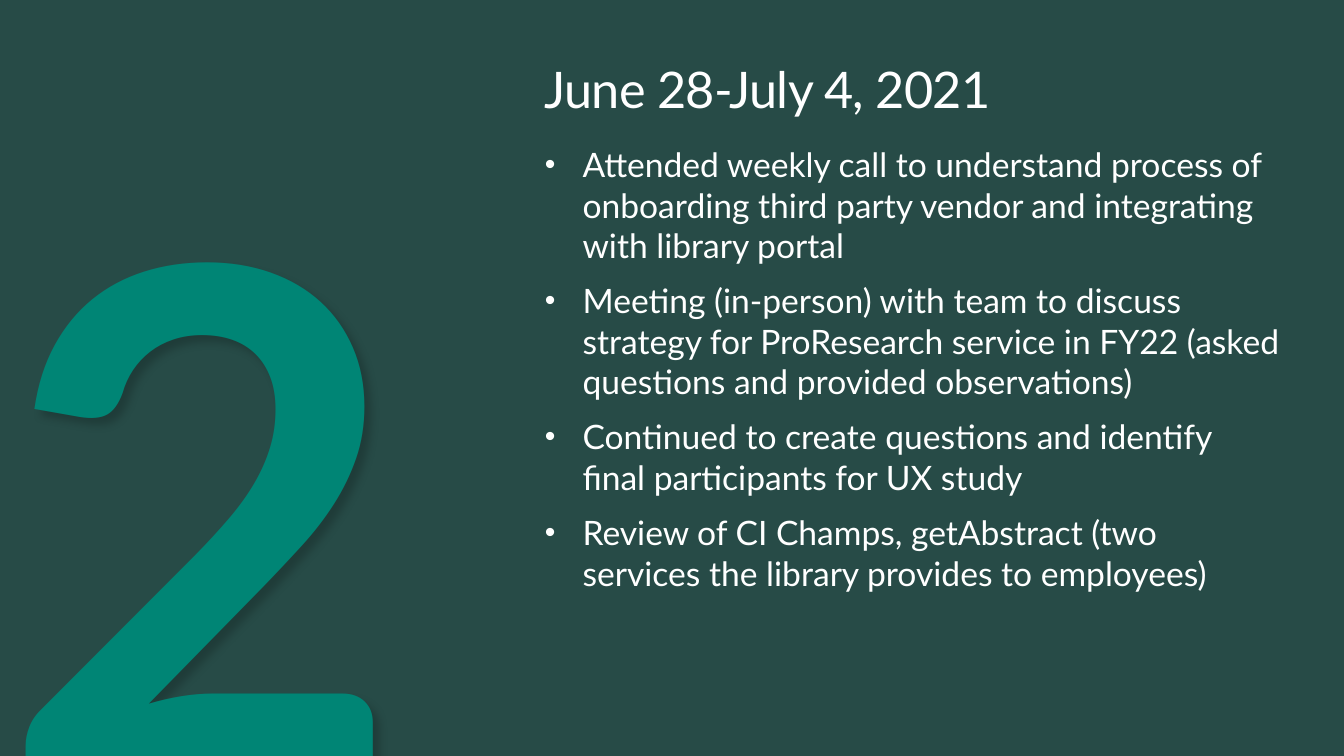
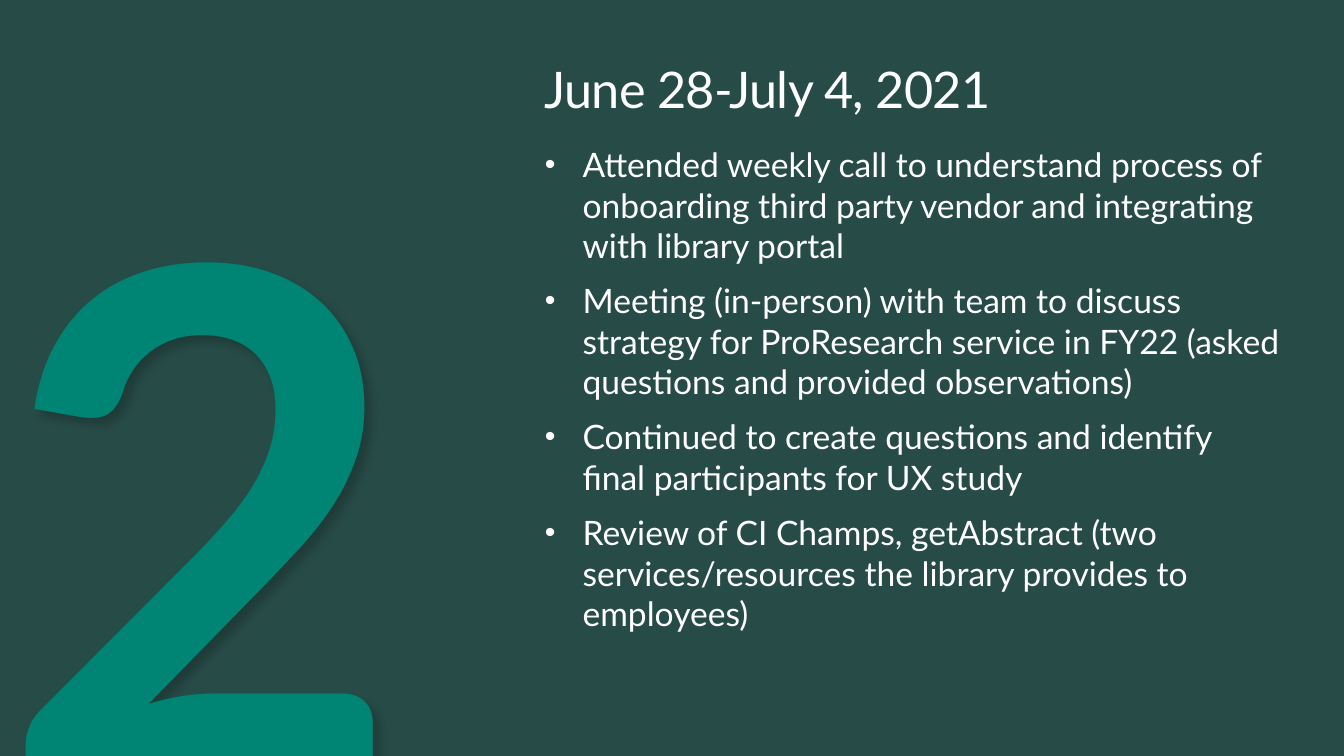
Before and after one commit to ewhinihan/dfw_mslibrary, a slide deck: slide 6 of DFW_MSLibraryArchives_WeeklyLearnings.pptx. Drawn at 1344x756 pixels with LibreOffice and Linux fonts; fonts in the diff are those of the drawing; background and template pictures are left out. Boxes give left, top, right and bottom in pixels: in the first picture for what was removed or moved away, otherwise in the second. Text is boxed around its words. In the diff, an @@ line names an element or a change of style, - is before the commit and + after.

```diff
--- a/DFW_MSLibraryArchives_WeeklyLearnings.pptx
+++ b/DFW_MSLibraryArchives_WeeklyLearnings.pptx
@@ text at (x1=583, y1=519, x2=1188, y2=632): text changed @@
-• Review of CI Champs, getAbstract (two services the library provides to employees)
+• Review of CI Champs, getAbstract (two services/resources the library provides to employees)
```
Also in this commit, not shown: 10 other slides changed, 1 slide added, 1 slide removed.
